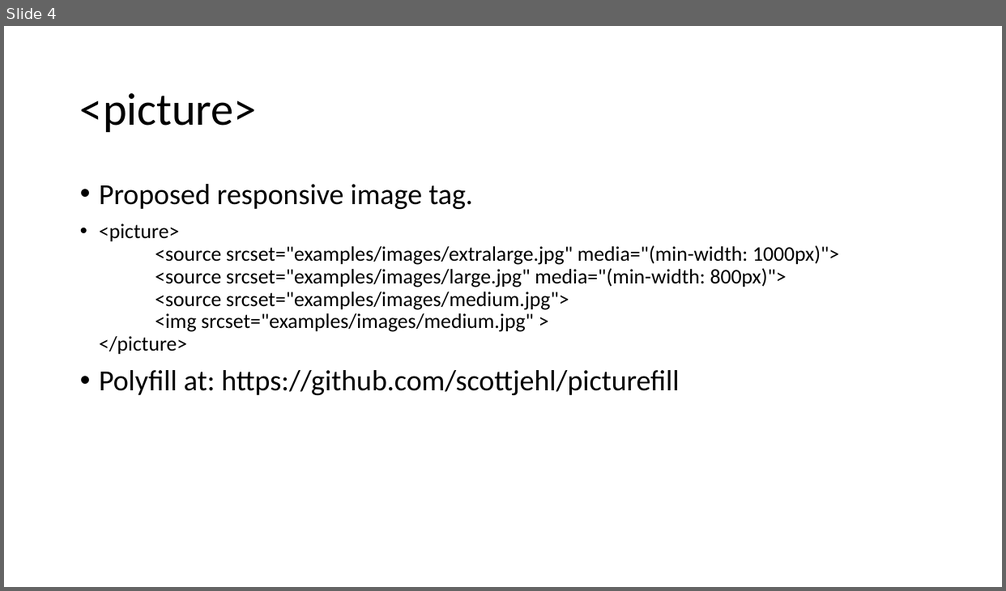
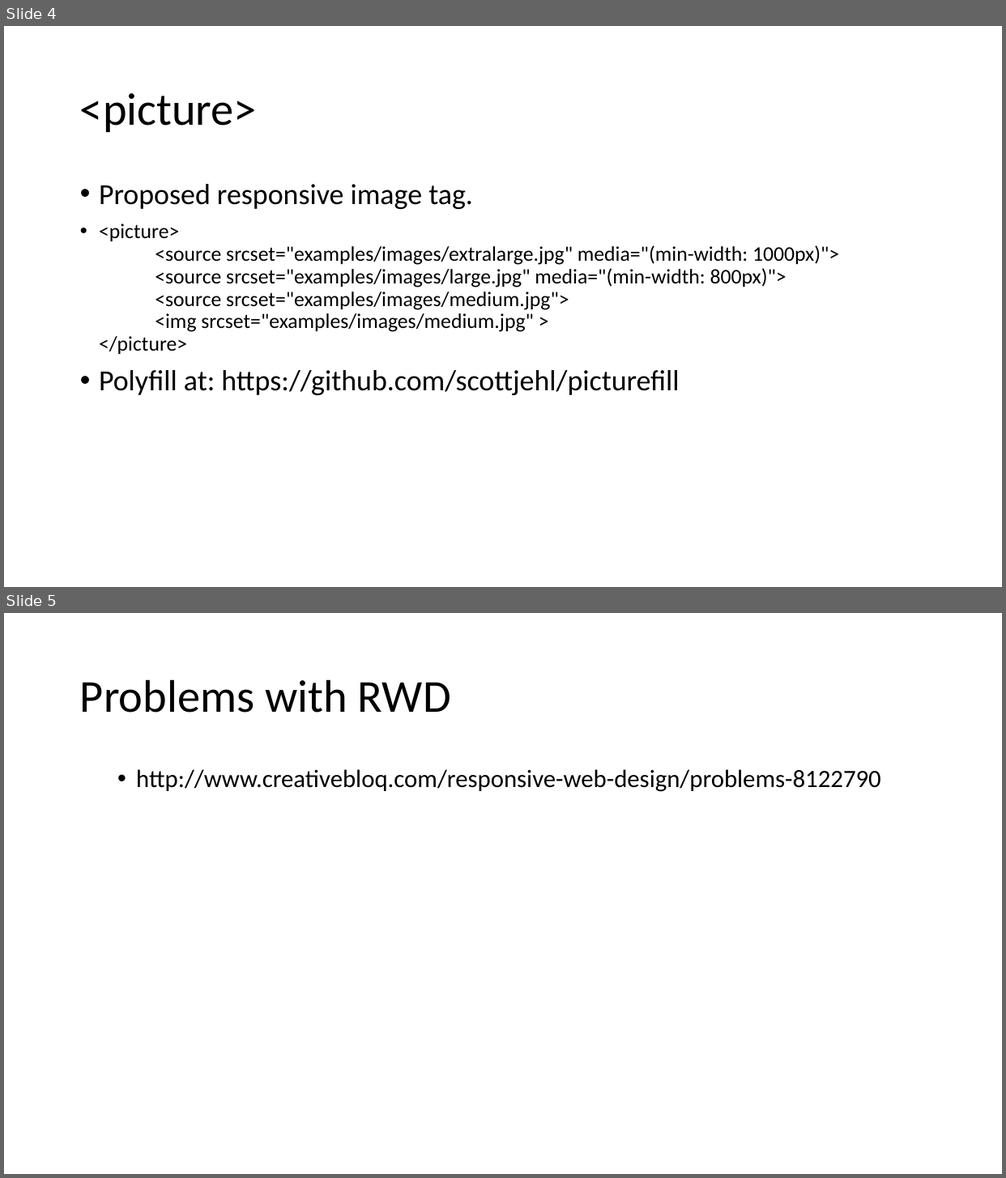
Before and after one commit to mlybrand/ResponsiveWebDesign, a slide deck: presentation/ResponsiveWebDesign.pptx. Shown one above the other, each under a label of ours: slide 4 before the commit, slides 4 and 5 after it. The pictures are 1006x591 and 1006x1178 pixels, drawn with LibreOffice and Linux fonts; fonts in the diff are those of the drawing. Boxes give left, top, right and bottom in pixels: in the first picture for what was removed or moved away, otherwise in the second. Text is boxed around its words. In the diff, an @@ line names an element or a change of style, - is before the commit and + after.

Commit message:
added resource slide for article on probs with rwd

```diff
--- a/presentation/ResponsiveWebDesign.pptx
+++ b/presentation/ResponsiveWebDesign.pptx
@@ slide 5 added at [4, 613, 1002, 1174], background #FFFFFF @@
@@ title added at [80, 679, 451, 713], 44 pt, text #000000 @@
+Problems with RWD
@@ text added at [136, 769, 881, 792], 24 pt, text #000000 @@
+  • http://www.creativebloq.com/responsive-web-design/problems-8122790
```
